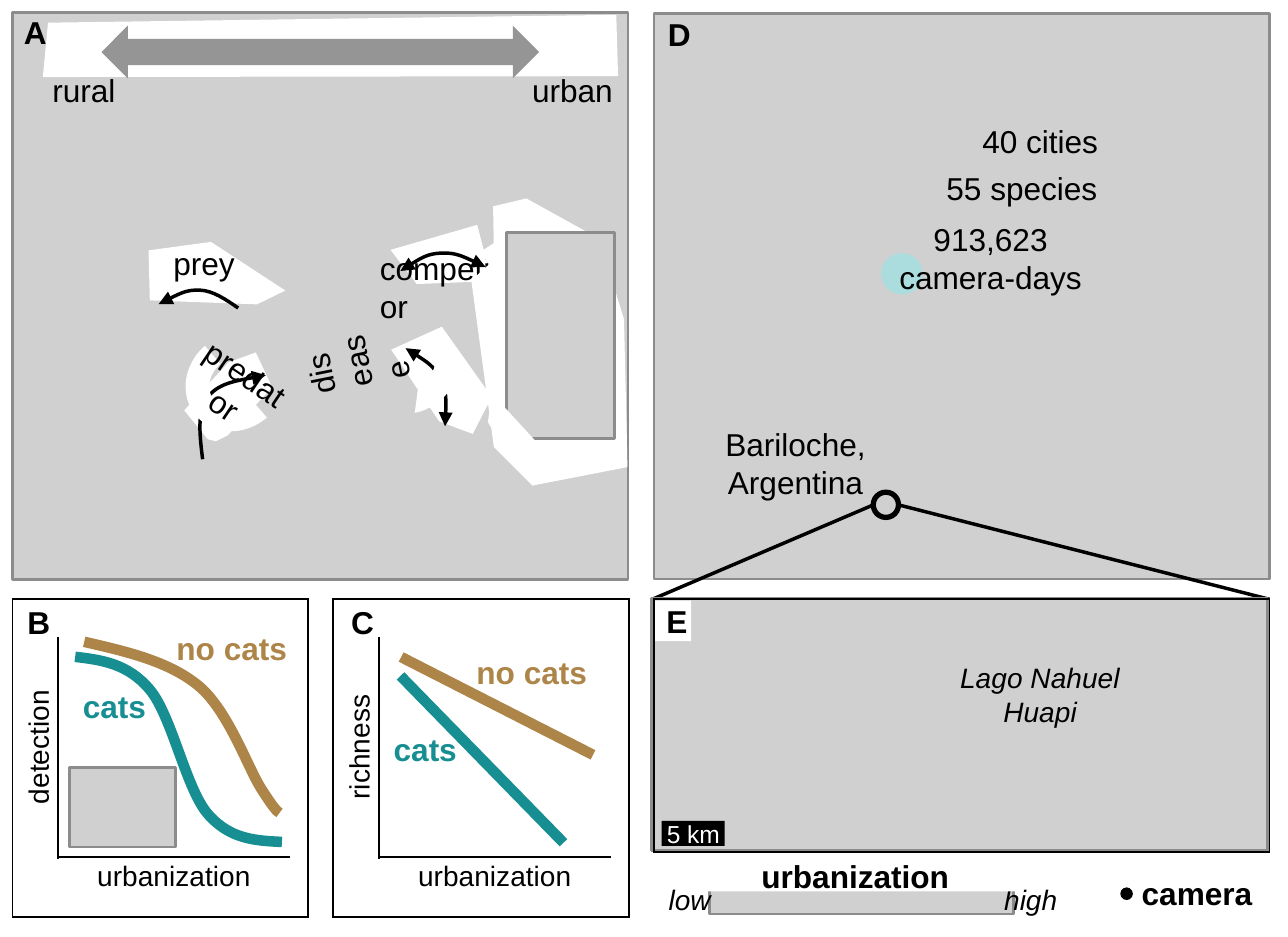
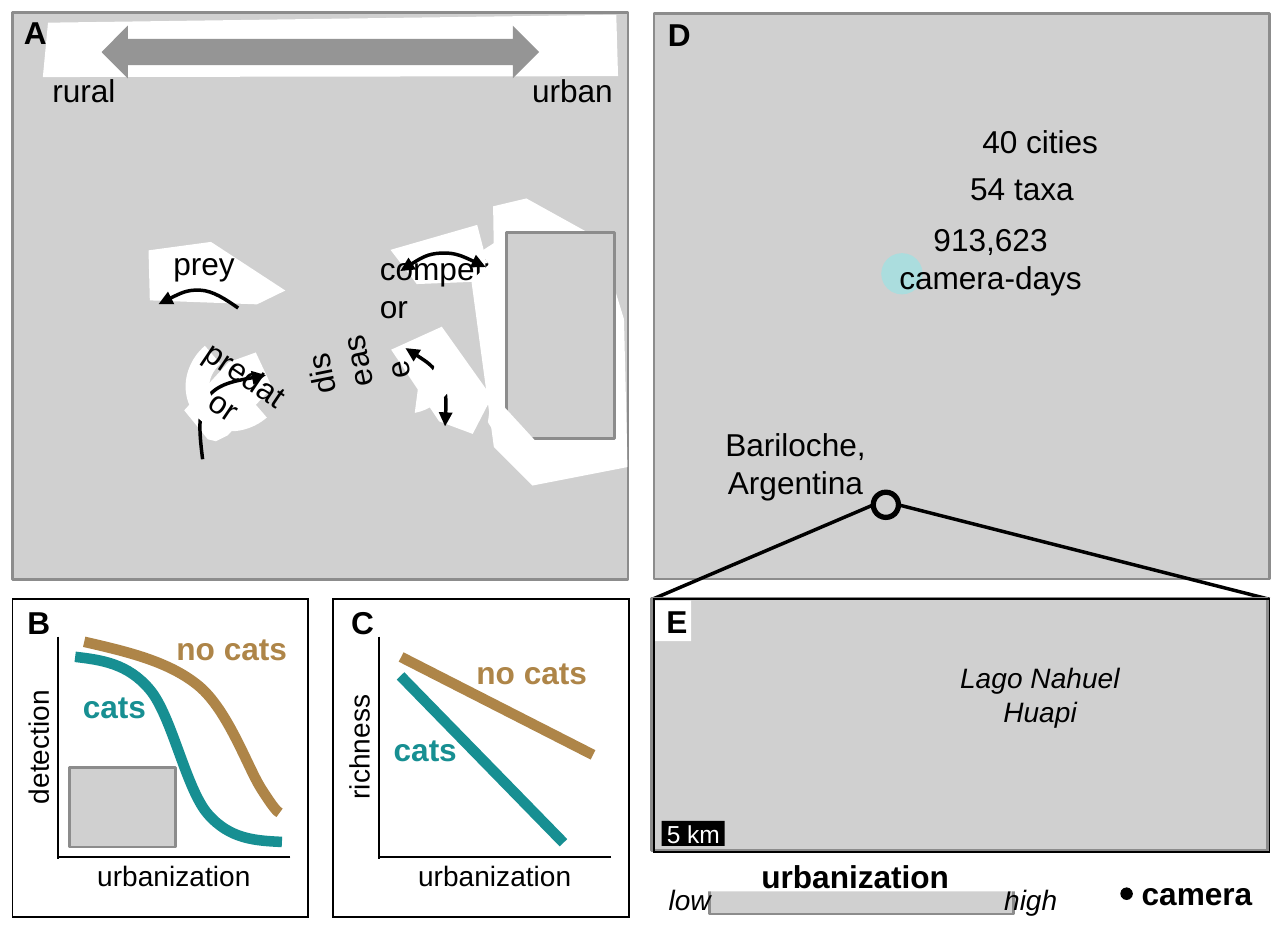
Before and after one commit to n-a-gilbert/cats, a slide deck: slide 1 of figures/figure_01.pptx. Drawn at 1288x937 pixels with LibreOffice and Linux fonts; fonts in the diff are those of the drawing; grey boxes stand for pictures. Boxes give left, top, right and bottom in pixels: in the first picture for what was removed or moved away, otherwise in the second. Text is boxed around its words. In the diff, an @@ line names an element or a change of style, - is before the commit and + after.

```diff
--- a/figures/figure_01.pptx
+++ b/figures/figure_01.pptx
@@ text at bbox=[970, 178, 1074, 201]: text changed @@
-55 species
+54 taxa
```
Also in this commit, not shown: 2 other files.
